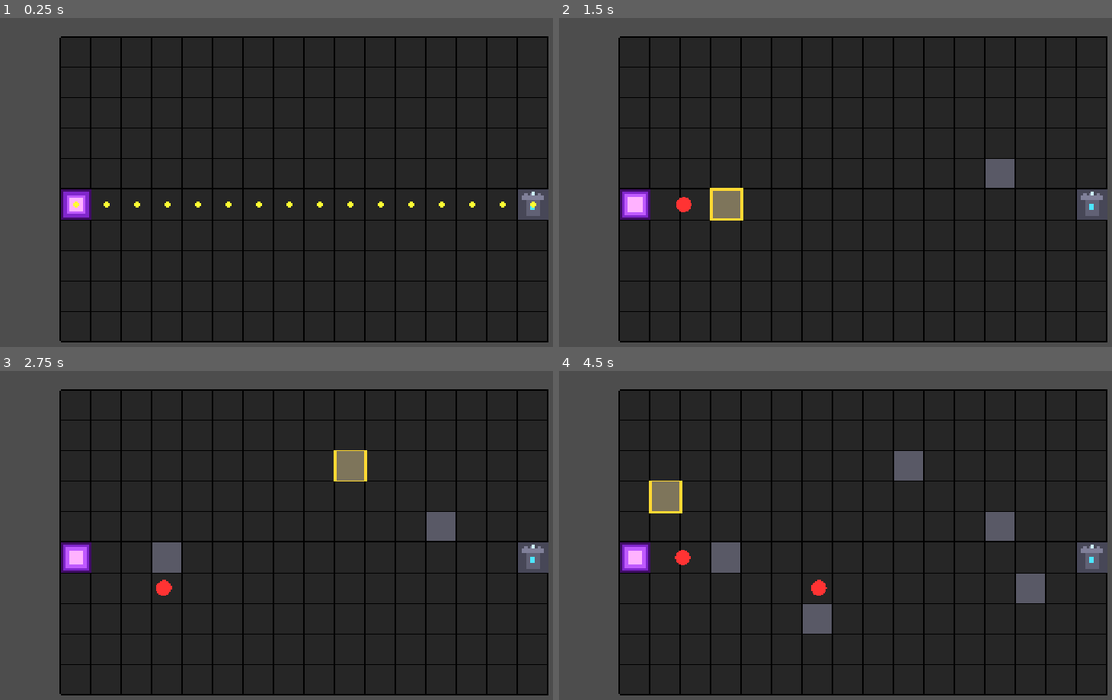
Above: before the commit, frames 1-4 (two rows, left to right).
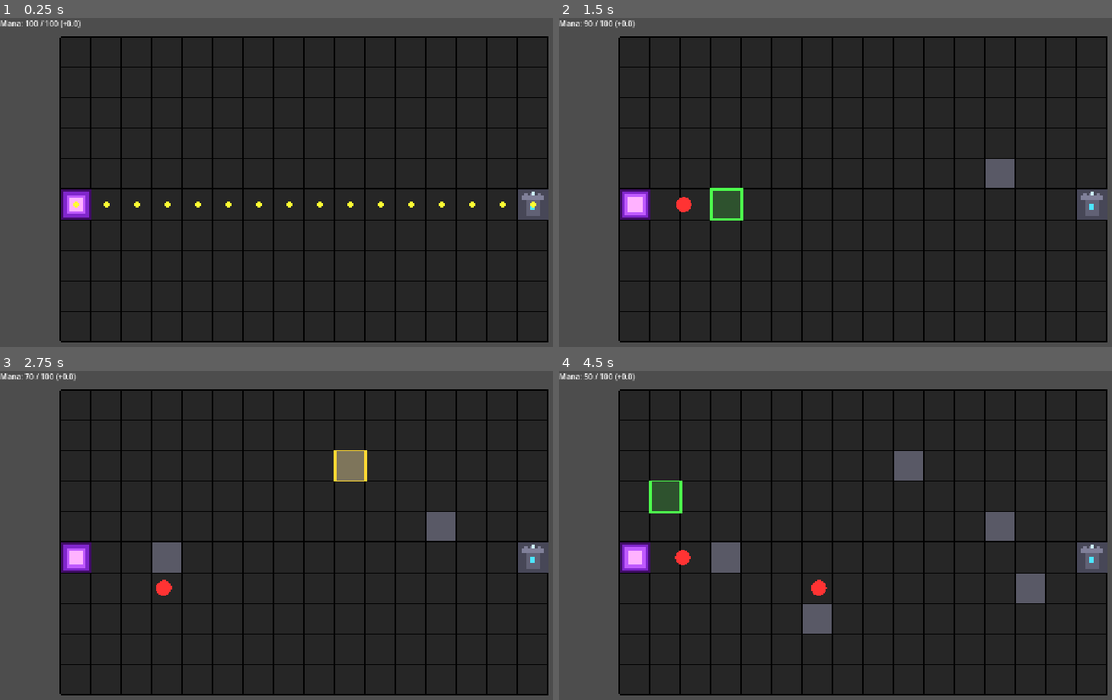
Above: after the commit, the same moments.

Repository: pawsforge/tower-defense
Game: Godot game, scene res://scenes/main/main.tscn
Two runs of this game, one before a commit and one after it. Both use one fixed random seed, a clock stepped at 60 frames per second and the inputs below.
Inputs (mouse positions are in pixels of both pictures, inside the frame that each line leads up to):
- Up to frame 1 (0.25 s): no input
- Up to frame 2 (1.5 s): tap Enter at 0.5 s; move the mouse to (995, 172) at 0.52 s; tap R (start_round) at 0.6, 1.25 s; click (995, 172) at 0.67 s; move the mouse to (741, 205) at 1.27 s; tap I at 1.35 s; click (741, 205) at 1.42 s
- Up to frame 3 (2.75 s): tap R (start_round) at 2, 2.1 s; move the mouse to (364, 466) at 2.02 s; click (364, 466) at 2.17 s
- Up to frame 4 (4.5 s): tap R (start_round) at 2.75, 3.5, 3.6 s; move the mouse to (835, 611) at 2.77 s; tap I at 2.85, 4.35 s; click (835, 611) at 2.92 s; move the mouse to (1045, 594) at 3.52 s; click (1045, 594) at 3.67 s; move the mouse to (680, 489) at 4.27 s; click (680, 489) at 4.42 s

The runs differ from the first frame. In frame 1, 0.2% of the frame differs, in the area x 0-15%, y 0-4%; in frame 2, 0.8%, in the area x 0-34%, y 0-62%; in frame 3, 0.2%; in frame 4, 0.8%.

Commit message:
Add mana to cap building, which recovers slowly after removal

Diff:
--- a/scenes/main/main.tscn
+++ b/scenes/main/main.tscn
@@ -7,6 +7,10 @@
 [node name="Main" type="Node2D" unique_id=2026843968]
 script = ExtResource("1_k2fmo")
 
+[node name="ManaLabel" type="Label" parent="." unique_id=1474289237]
+offset_right = 40.0
+offset_bottom = 23.0
+
 [node name="Grid" parent="." unique_id=1451979327 instance=ExtResource("1_iuonh")]
 script = ExtResource("2_k2fmo")
 
--- a/scripts/grid/grid.gd
+++ b/scripts/grid/grid.gd
@@ -33,6 +33,10 @@
 var round_active: bool = false
 var debug_path: Array[Vector2i] = []
 var invalid_flash_time: float = 0.0
+var game: Node # reference to Main
+var pressed_cell: Vector2i = Vector2i(-1, -1)
+var is_pressing: bool = false
+var pressed_button: int = -1
 
 
 func _ready():
@@ -49,29 +53,76 @@
 func _input(event):
 	if event is InputEventMouseMotion:
 		_update_hover()
-
-	if event is InputEventMouseButton and event.pressed and event.button_index == MOUSE_BUTTON_LEFT:
+		return
+
+	if event is InputEventMouseButton and (
+		event.button_index == MOUSE_BUTTON_LEFT
+		or event.button_index == MOUSE_BUTTON_RIGHT
+	):
 		_update_hover()
 
+		# Press
+		if event.pressed:
+			if is_pressing:
+				return
+
+			if not hovered_in_bounds:
+				return
+
+			is_pressing = true
+			pressed_button = event.button_index
+			pressed_cell = hovered_cell
+			return
+
+		# Release
+		if not is_pressing:
+			return
+
+		if event.button_index != pressed_button:
+			return
+
+		is_pressing = false
+
 		if not hovered_in_bounds:
+			pressed_button = -1
+			pressed_cell = Vector2i(-1, -1)
+			return
+
+		if hovered_cell != pressed_cell:
+			pressed_button = -1
+			pressed_cell = Vector2i(-1, -1)
 			return
 
 		var cell: Vector2i = hovered_cell
 
 		if cell == spawn or cell == goal:
 			_trigger_invalid_feedback()
-			return
-
-		if grid[cell.y][cell.x] == BLOCKED:
-			grid[cell.y][cell.x] = EMPTY
-			_after_grid_changed()
-			return
-
-		if _can_place(cell):
-			grid[cell.y][cell.x] = BLOCKED
-			_after_grid_changed()
-		else:
-			_trigger_invalid_feedback()
+			pressed_button = -1
+			pressed_cell = Vector2i(-1, -1)
+			return
+
+		if pressed_button == MOUSE_BUTTON_LEFT:
+			if grid[cell.y][cell.x] == BLOCKED:
+				_trigger_invalid_feedback()
+			elif not game.can_afford_barrier():
+				_trigger_invalid_feedback()
+			elif _can_place(cell):
+				grid[cell.y][cell.x] = BLOCKED
+				game.spend_barrier_cost()
+				_after_grid_changed()
+			else:
+				_trigger_invalid_feedback()
+
+		elif pressed_button == MOUSE_BUTTON_RIGHT:
+			if grid[cell.y][cell.x] == BLOCKED:
+				grid[cell.y][cell.x] = EMPTY
+				game.refund_barrier_cost()
+				_after_grid_changed()
+			else:
+				_trigger_invalid_feedback()
+
+		pressed_button = -1
+		pressed_cell = Vector2i(-1, -1)
 
 
 func _draw():
@@ -203,6 +254,10 @@
 	return Vector2(cell.x, cell.y) * TILE_SIZE
 
 
+func refresh_hover():
+	_update_hover()
+
+
 func get_grid_pixel_size() -> Vector2:
 	return Vector2(GRID_WIDTH, GRID_HEIGHT) * TILE_SIZE
 
@@ -290,6 +345,9 @@
 
 
 func _can_place(cell: Vector2i) -> bool:
+	if not game.can_afford_barrier():
+		return false
+
 	if not _in_bounds(cell):
 		return false
 
--- a/scripts/main/main.gd
+++ b/scripts/main/main.gd
@@ -7,9 +7,19 @@
 var enemies_spawned: int = 0
 var enemies_finished: int = 0
 var current_round_path: Array[Vector2i] = []
+# Mana and mana-related variables
+var max_mana: float = 100.0
+var available_mana: float = max_mana
+var mana_pending_refund: float = 0.0
+var mana_regen_rate: float = 5.0
+var barrier_cost: float = 10.0
+
+@onready var mana_label: Label = $ManaLabel
 
 
 func _ready():
+	$Grid.game = self
+
 	var viewport_size: Vector2 = get_viewport_rect().size
 	var grid_size: Vector2 = $Grid.get_grid_pixel_size()
 	$Grid.position = (viewport_size - grid_size) / 2.0
@@ -17,8 +27,25 @@
 	$RoundSpawnTimer.timeout.connect(_on_round_spawn_timer_timeout)
 	$Grid.grid_changed.connect(_on_grid_changed)
 
+	_update_mana_label()
 
-func _process(_delta: float):
+
+func _process(delta: float):
+	if mana_pending_refund > 0.0:
+		var to_refund := minf(mana_regen_rate * delta, mana_pending_refund)
+		available_mana += to_refund
+		mana_pending_refund -= to_refund
+		available_mana = clampf(available_mana, 0.0, max_mana)
+
+		if mana_pending_refund < 0.0001:
+			mana_pending_refund = 0.0
+			available_mana = snappedf(available_mana, 0.001)
+
+		if available_mana >= barrier_cost:
+			$Grid.refresh_hover()
+
+		_update_mana_label()
+
 	if Input.is_action_just_pressed("start_round") and not round_active:
 		start_round()
 
@@ -55,6 +82,23 @@
 	print("Round ended")
 
 
+func can_afford_barrier() -> bool:
+	return available_mana + 0.0001 >= barrier_cost # be tolerant of tiny float errors
+
+
+func spend_barrier_cost() -> bool:
+	if can_afford_barrier():
+		available_mana -= barrier_cost
+		_update_mana_label()
+		return true
+	return false
+
+
+func refund_barrier_cost():
+	mana_pending_refund += barrier_cost
+	_update_mana_label()
+
+
 func _spawn_enemy():
 	current_round_path = $Grid.get_grid_path()
 
@@ -63,6 +107,14 @@
 	enemy.tile_size = $Grid.TILE_SIZE
 	enemy.reached_goal.connect(_on_enemy_reached_goal)
 	$Grid.add_child(enemy)
+
+
+func _update_mana_label():
+	mana_label.text = "Mana: %d / %d (+%.1f)" % [
+		int(available_mana),
+		int(max_mana),
+		mana_pending_refund,
+	]
 
 
 func _on_round_spawn_timer_timeout():
